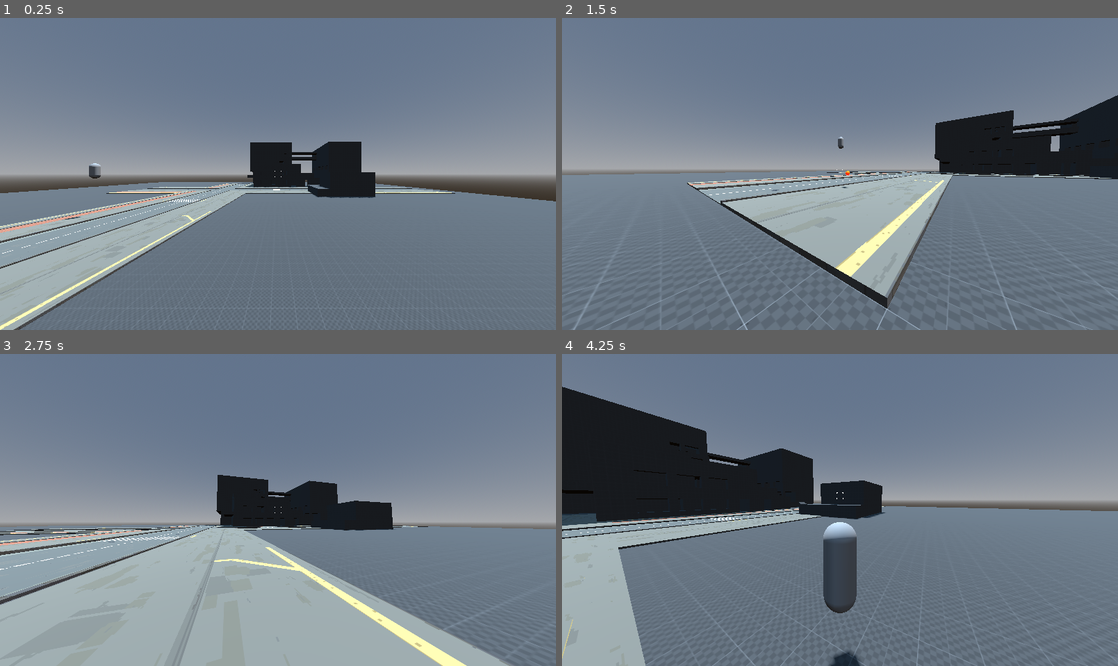
Above: before the commit, frames 1-4 (two rows, left to right).
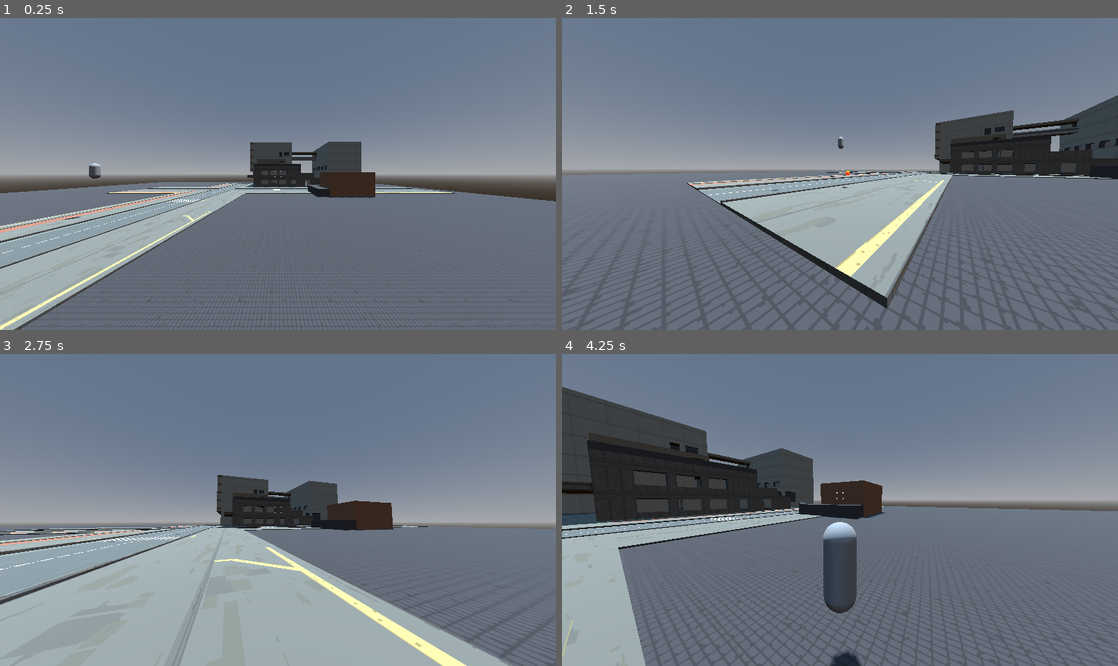
Above: after the commit, the same moments.

Repository: GuyUnger/very-violent-game
Game: Godot game, scene res://stages/level_design.tscn
Two runs of this game, one before a commit and one after it. Both use one fixed random seed, a clock stepped at 60 frames per second and the inputs below.
Inputs (mouse positions are in pixels of both pictures, inside the frame that each line leads up to):
- Up to frame 1 (0.25 s): no input
- Up to frame 2 (1.5 s): tap Enter at 0.5 s; move the mouse to (962, 158) at 0.52 s; hold D (right) 0.53-1.28 s; hold Alt (free_look) 0.53-1.28 s; click (962, 158) at 0.67 s; tap Space (jump) at 0.77 s; move the mouse to (812, 174) at 1.27 s; hold W (forward) from 1.28 s (still down); click (812, 174) at 1.35 s
- Up to frame 3 (2.75 s): keep holding W (forward); tap Space (jump) at 1.52 s; move the mouse to (289, 503) at 2.02 s; right-click (289, 503) at 2.1 s
- Up to frame 4 (4.25 s): keep holding W (forward); move the mouse to (834, 516) at 2.77 s; tap Tab (toggle_view) at 2.85 s; click (834, 516) at 2.92 s; tap Space (jump) at 3.02, 3.77 s; move the mouse to (878, 513) at 3.52 s; hold Ctrl from 3.53 s (still down)

The runs differ from the first frame. In frame 1, 2.8% of the frame differs, in the area x 4-100%, y 39-100%; in frame 2, 7.3%; in frame 3, 3.1%; in frame 4, 10%, in the area x 0-100%, y 10-100%.

Commit message:
Textures added to tokyo map

Diff:
--- a/boomer-shooter/stages/tokyo.tscn
+++ b/boomer-shooter/stages/tokyo.tscn
@@ -1,10 +1,31 @@
-[gd_scene load_steps=13 format=4 uid="uid://b6o8mp0jhq1nd"]
+[gd_scene load_steps=34 format=4 uid="uid://b6o8mp0jhq1nd"]
 
 [ext_resource type="Material" uid="uid://d1pbs3ydvjhir" path="res://content/materials/prototype_material.tres" id="1_wojob"]
 [ext_resource type="Script" uid="uid://bgxvcscuumfyq" path="res://addons/boxconstructor/scripts/cube_grid.gd" id="2_o4n3f"]
+[ext_resource type="Material" uid="uid://doapqabe7twc4" path="res://content/environment/materials/surface_0.tres" id="3_apn2u"]
 [ext_resource type="PackedScene" uid="uid://bv5a4r2yih7cd" path="res://content/environment/nodes/streets_road_1.tscn" id="3_o4n3f"]
+[ext_resource type="Material" uid="uid://buavh7fna845w" path="res://content/environment/materials/surface_1.tres" id="4_73r8o"]
 [ext_resource type="PackedScene" uid="uid://ce8utavmrgfsy" path="res://content/environment/nodes/streets_road_2.tscn" id="4_tv646"]
+[ext_resource type="Material" uid="uid://b71gxlhwanayi" path="res://content/environment/materials/surface_2.tres" id="5_3c822"]
 [ext_resource type="PackedScene" uid="uid://bn0haq34num4m" path="res://content/environment/nodes/streets_junction_1.tscn" id="5_apn2u"]
+[ext_resource type="Material" uid="uid://dcl8eha8janno" path="res://content/environment/materials/surface_3.tres" id="6_7xjh6"]
+[ext_resource type="Material" uid="uid://bfosjqjdja0e2" path="res://content/environment/materials/surface_4.tres" id="7_qo4k2"]
+[ext_resource type="Material" uid="uid://dcpe38qomrqot" path="res://content/environment/materials/surface_5.tres" id="8_43vej"]
+[ext_resource type="Material" uid="uid://cqlyvxeskbq7m" path="res://content/environment/materials/surface_6.tres" id="9_a6tfy"]
+[ext_resource type="Material" uid="uid://rt8jdtf6es70" path="res://content/environment/materials/surface_7.tres" id="10_316br"]
+[ext_resource type="Material" uid="uid://dg8yoad2wmah0" path="res://content/environment/materials/surface_8.tres" id="11_wha0p"]
+[ext_resource type="Material" uid="uid://c8am7gxht6vdq" path="res://content/environment/materials/surface_9.tres" id="12_4vkph"]
+[ext_resource type="Material" uid="uid://bxcxyqvi67jdl" path="res://content/environment/materials/surface_10.tres" id="13_d03ru"]
+[ext_resource type="Material" uid="uid://5ap84rrgvvoa" path="res://content/environment/materials/surface_11.tres" id="14_ud70m"]
+[ext_resource type="Material" uid="uid://c00744tmfikc5" path="res://content/environment/materials/surface_12.tres" id="15_yn2a4"]
+[ext_resource type="Material" uid="uid://cbqop5duvx0y6" path="res://content/environment/materials/surface_13.tres" id="16_yibng"]
+[ext_resource type="Material" uid="uid://yeq7pun4piny" path="res://content/environment/materials/surface_14.tres" id="17_nhte8"]
+[ext_resource type="Material" uid="uid://cxxkrlaqg1hq5" path="res://content/environment/materials/surface_15.tres" id="18_tjdsr"]
+[ext_resource type="Material" uid="uid://doeho6406mk7b" path="res://content/environment/materials/surface_16.tres" id="19_aodlu"]
+[ext_resource type="Material" uid="uid://h1otvpr12uoy" path="res://content/environment/materials/surface_17.tres" id="20_2is7d"]
+[ext_resource type="Material" uid="uid://cmc7f1y8anju" path="res://content/environment/materials/surface_18.tres" id="21_huau7"]
+[ext_resource type="Material" uid="uid://cync0ppij3c7m" path="res://content/environment/materials/surface_19.tres" id="22_i6c3o"]
+[ext_resource type="Material" uid="uid://cxt335jdda36f" path="res://content/environment/materials/surface_20.tres" id="23_ifw73"]
 
 [sub_resource type="ProceduralSkyMaterial" id="ProceduralSkyMaterial_l4ad7"]
 
@@ -16,13 +37,6 @@
 sky = SubResource("Sky_e0l40")
 
 [sub_resource type="CapsuleMesh" id="CapsuleMesh_wojob"]
-
-[sub_resource type="StandardMaterial3D" id="StandardMaterial3D_wojob"]
-cull_mode = 2
-no_depth_test = true
-albedo_color = Color(1, 0, 0, 1)
-
-[sub_resource type="ImmediateMesh" id="ImmediateMesh_o4n3f"]
 
 [sub_resource type="ArrayMesh" id="ArrayMesh_wojob"]
 _surfaces = [{
@@ -36,6 +50,13 @@
 "vertex_data": PackedByteArray("AADAvwAAgL8AAMC/AADAPwAAgL8AAMC/AADAPwAAgD8AAMC/AADAvwAAgL8AAMC/AADAvwAAgL8AAMA/AADAPwAAgL8AAMA/AADAPwAAgD8AAMA/AADAvwAAgL8AAMA/")
 }]
 
+[sub_resource type="StandardMaterial3D" id="StandardMaterial3D_73r8o"]
+cull_mode = 2
+no_depth_test = true
+albedo_color = Color(1, 0, 0, 1)
+
+[sub_resource type="ImmediateMesh" id="ImmediateMesh_3c822"]
+
 [node name="Tokyo" type="Node3D"]
 
 [node name="DirectionalLight3D" type="DirectionalLight3D" parent="."]
@@ -57,6 +78,7 @@
 [node name="Ground" type="StaticBody3D" parent="."]
 script = ExtResource("2_o4n3f")
 material = ExtResource("1_wojob")
+materials = Array[Material]([ExtResource("3_apn2u"), ExtResource("4_73r8o"), ExtResource("5_3c822"), ExtResource("6_7xjh6"), ExtResource("7_qo4k2"), ExtResource("8_43vej"), ExtResource("9_a6tfy"), ExtResource("10_316br"), ExtResource("11_wha0p"), ExtResource("12_4vkph"), ExtResource("13_d03ru"), ExtResource("14_ud70m"), ExtResource("15_yn2a4"), ExtResource("16_yibng"), ExtResource("17_nhte8"), ExtResource("18_tjdsr"), ExtResource("19_aodlu"), ExtResource("20_2is7d"), ExtResource("21_huau7"), ExtResource("22_i6c3o"), ExtResource("23_ifw73")])
 metadata/_custom_type_script = "uid://bgxvcscuumfyq"
 metadata/_edit_lock_ = true
 
@@ -68,17 +90,14 @@
 transform = Transform3D(1, 0, 0, 0, 1, 0, 0, 0, 1, 18.5, 4, 12.5)
 use_collision = true
 size = Vector3(157, 8, 137)
-material = ExtResource("1_wojob")
-metadata/_edit_lock_ = true
-metadata/_edit_group_ = true
-
-[node name="_MeshInstance3D_25721" type="MeshInstance3D" parent="Ground/CSGCombiner3D"]
-material_override = SubResource("StandardMaterial3D_wojob")
-mesh = SubResource("ImmediateMesh_o4n3f")
+material = ExtResource("14_ud70m")
+metadata/_edit_lock_ = true
+metadata/_edit_group_ = true
 
 [node name="Buildings" type="StaticBody3D" parent="."]
 script = ExtResource("2_o4n3f")
 material = ExtResource("1_wojob")
+materials = Array[Material]([ExtResource("3_apn2u"), ExtResource("4_73r8o"), ExtResource("5_3c822"), ExtResource("6_7xjh6"), ExtResource("7_qo4k2"), ExtResource("8_43vej"), ExtResource("9_a6tfy"), ExtResource("10_316br"), ExtResource("11_wha0p"), ExtResource("12_4vkph"), ExtResource("13_d03ru"), ExtResource("14_ud70m"), ExtResource("15_yn2a4"), ExtResource("16_yibng"), ExtResource("17_nhte8"), ExtResource("18_tjdsr"), ExtResource("19_aodlu"), ExtResource("20_2is7d"), ExtResource("21_huau7"), ExtResource("22_i6c3o"), ExtResource("23_ifw73")])
 metadata/_custom_type_script = "uid://bgxvcscuumfyq"
 metadata/_edit_lock_ = true
 
@@ -90,7 +109,7 @@
 transform = Transform3D(1, 0, 0, 0, 1, 0, 0, 0, 1, 58.5, 12.5, 24)
 use_collision = true
 size = Vector3(9, 9, 20)
-material = ExtResource("1_wojob")
+material = ExtResource("4_73r8o")
 metadata/_edit_lock_ = true
 metadata/_edit_group_ = true
 
@@ -98,7 +117,7 @@
 transform = Transform3D(1, 0, 0, 0, 1, 0, 0, 0, 1, 0, -0.5, 0)
 operation = 2
 size = Vector3(7, 8, 18)
-material = ExtResource("1_wojob")
+material = ExtResource("22_i6c3o")
 metadata/_edit_lock_ = true
 metadata/_edit_group_ = true
 
@@ -107,7 +126,7 @@
 operation = 2
 use_collision = true
 size = Vector3(2, 3, 2)
-material = ExtResource("1_wojob")
+material = ExtResource("4_73r8o")
 metadata/_edit_lock_ = true
 metadata/_edit_group_ = true
 
@@ -116,7 +135,7 @@
 operation = 2
 use_collision = true
 size = Vector3(2, 2, 3)
-material = ExtResource("1_wojob")
+material = ExtResource("4_73r8o")
 metadata/_edit_lock_ = true
 metadata/_edit_group_ = true
 
@@ -125,7 +144,7 @@
 operation = 2
 use_collision = true
 size = Vector3(3, 2, 3)
-material = ExtResource("1_wojob")
+material = ExtResource("4_73r8o")
 metadata/_edit_lock_ = true
 metadata/_edit_group_ = true
 
@@ -134,7 +153,7 @@
 operation = 2
 use_collision = true
 size = Vector3(1, 2, 3)
-material = ExtResource("1_wojob")
+material = ExtResource("4_73r8o")
 metadata/_edit_lock_ = true
 metadata/_edit_group_ = true
 
@@ -142,7 +161,7 @@
 transform = Transform3D(1, 0, 0, 0, 1, 0, 0, 0, 1, 58, 11, 37)
 use_collision = true
 size = Vector3(6, 6, 6)
-material = ExtResource("1_wojob")
+material = ExtResource("4_73r8o")
 metadata/_edit_lock_ = true
 metadata/_edit_group_ = true
 
@@ -150,7 +169,7 @@
 transform = Transform3D(1, 0, 0, 0, 1, 0, 0, 0, 1, 0, -0.5, 0)
 operation = 2
 size = Vector3(4, 5, 4)
-material = ExtResource("1_wojob")
+material = ExtResource("22_i6c3o")
 metadata/_edit_lock_ = true
 metadata/_edit_group_ = true
 
@@ -159,7 +178,7 @@
 operation = 2
 use_collision = true
 size = Vector3(7, 3, 2)
-material = ExtResource("1_wojob")
+material = ExtResource("22_i6c3o")
 metadata/_edit_lock_ = true
 metadata/_edit_group_ = true
 
@@ -167,7 +186,7 @@
 transform = Transform3D(1, 0, 0, 0, 1, 0, 0, 0, 1, 69.5, 14.5, 21)
 use_collision = true
 size = Vector3(13, 13, 14)
-material = ExtResource("1_wojob")
+material = ExtResource("8_43vej")
 metadata/_edit_lock_ = true
 metadata/_edit_group_ = true
 
@@ -175,7 +194,7 @@
 transform = Transform3D(1, 0, 0, 0, 1, 0, 0, 0, 1, 0, -0.5, 0)
 operation = 2
 size = Vector3(11, 12, 12)
-material = ExtResource("1_wojob")
+material = ExtResource("23_ifw73")
 metadata/_edit_lock_ = true
 metadata/_edit_group_ = true
 
@@ -191,7 +210,7 @@
 transform = Transform3D(1, 0, 0, 0, 1, 0, 0, 0, 1, 57.5, 10, 43)
 use_collision = true
 size = Vector3(1, 4, 6)
-material = ExtResource("1_wojob")
+material = ExtResource("4_73r8o")
 metadata/_edit_lock_ = true
 metadata/_edit_group_ = true
 
@@ -200,7 +219,7 @@
 operation = 2
 use_collision = true
 size = Vector3(2, 3, 3)
-material = ExtResource("1_wojob")
+material = ExtResource("4_73r8o")
 metadata/_edit_lock_ = true
 metadata/_edit_group_ = true
 
@@ -208,7 +227,7 @@
 transform = Transform3D(1, 0, 0, 0, 1, 0, 0, 0, 1, 83, 19, 58.5)
 use_collision = true
 size = Vector3(34, 22, 17)
-material = ExtResource("1_wojob")
+material = ExtResource("16_yibng")
 metadata/_edit_lock_ = true
 metadata/_edit_group_ = true
 
@@ -216,7 +235,7 @@
 transform = Transform3D(1, 0, 0, 0, 1, 0, 0, 0, 1, 0, -0.5, 0)
 operation = 2
 size = Vector3(32, 21, 15)
-material = ExtResource("1_wojob")
+material = ExtResource("23_ifw73")
 metadata/_edit_lock_ = true
 metadata/_edit_group_ = true
 
@@ -224,7 +243,7 @@
 transform = Transform3D(1, 0, 0, 0, 1, 0, 0, 0, 1, 64, 9, 53.5)
 use_collision = true
 size = Vector3(4, 2, 7)
-material = ExtResource("1_wojob")
+material = ExtResource("16_yibng")
 metadata/_edit_lock_ = true
 metadata/_edit_group_ = true
 
@@ -242,7 +261,7 @@
 operation = 2
 use_collision = true
 size = Vector3(5, 4, 1)
-material = ExtResource("1_wojob")
+material = ExtResource("13_d03ru")
 metadata/_edit_lock_ = true
 metadata/_edit_group_ = true
 
@@ -282,7 +301,7 @@
 transform = Transform3D(1, 0, 0, 0, 1, 0, 0, 0, 1, 98, 20.5, 21)
 use_collision = true
 size = Vector3(34, 25, 24)
-material = ExtResource("1_wojob")
+material = ExtResource("16_yibng")
 metadata/_edit_lock_ = true
 metadata/_edit_group_ = true
 
@@ -298,7 +317,7 @@
 transform = Transform3D(1, 0, 0, 0, 1, 0, 0, 0, 1, 90.5, 23.5, 41)
 use_collision = true
 size = Vector3(5, 1, 18)
-material = ExtResource("1_wojob")
+material = ExtResource("23_ifw73")
 metadata/_edit_lock_ = true
 metadata/_edit_group_ = true
 
@@ -340,7 +359,7 @@
 transform = Transform3D(1, 0, 0, 0, 1, 0, 0, 0, 1, 88.5, 24.5, 41.5)
 use_collision = true
 size = Vector3(1, 1, 17)
-material = ExtResource("1_wojob")
+material = ExtResource("23_ifw73")
 metadata/_edit_lock_ = true
 metadata/_edit_group_ = true
 
@@ -356,7 +375,7 @@
 transform = Transform3D(1, 0, 0, 0, 1, 0, 0, 0, 1, 90.5, 27.5, 41.5)
 use_collision = true
 size = Vector3(5, 1, 17)
-material = ExtResource("1_wojob")
+material = ExtResource("19_aodlu")
 metadata/_edit_lock_ = true
 metadata/_edit_group_ = true
 
@@ -407,7 +426,7 @@
 transform = Transform3D(1, 0, 0, 0, 1, 0, 0, 0, 1, 58.5, 17.5, 14.5)
 use_collision = true
 size = Vector3(9, 1, 1)
-material = ExtResource("1_wojob")
+material = ExtResource("14_ud70m")
 metadata/_edit_lock_ = true
 metadata/_edit_group_ = true
 
@@ -415,7 +434,7 @@
 transform = Transform3D(1, 0, 0, 0, 1, 0, 0, 0, 1, 54.5, 17.5, 24.5)
 use_collision = true
 size = Vector3(1, 1, 19)
-material = ExtResource("1_wojob")
+material = ExtResource("14_ud70m")
 metadata/_edit_lock_ = true
 metadata/_edit_group_ = true
 
@@ -423,7 +442,7 @@
 transform = Transform3D(1, 0, 0, 0, 1, 0, 0, 0, 1, 65, 12.5, 12.5)
 use_collision = true
 size = Vector3(20, 1, 3)
-material = ExtResource("1_wojob")
+material = ExtResource("20_2is7d")
 metadata/_edit_lock_ = true
 metadata/_edit_group_ = true
 
@@ -432,7 +451,7 @@
 operation = 2
 use_collision = true
 size = Vector3(2, 3, 4)
-material = ExtResource("1_wojob")
+material = ExtResource("4_73r8o")
 metadata/_edit_lock_ = true
 metadata/_edit_group_ = true
 
@@ -440,7 +459,7 @@
 transform = Transform3D(1, 0, 0, 0, 1, 0, 0, 0, 1, 89, 24, 8)
 use_collision = true
 size = Vector3(16, 18, 2)
-material = ExtResource("1_wojob")
+material = ExtResource("22_i6c3o")
 metadata/_edit_lock_ = true
 metadata/_edit_group_ = true
 
@@ -448,7 +467,7 @@
 transform = Transform3D(1, 0, 0, 0, 1, 0, 0, 0, 1, 106, 16, 8)
 use_collision = true
 size = Vector3(18, 2, 2)
-material = ExtResource("1_wojob")
+material = ExtResource("22_i6c3o")
 metadata/_edit_lock_ = true
 metadata/_edit_group_ = true
 
@@ -619,7 +638,7 @@
 transform = Transform3D(1, 0, 0, 0, 1, 0, 0, 0, 1, 80, 23.5, 28)
 use_collision = true
 size = Vector3(2, 1, 6)
-material = ExtResource("1_wojob")
+material = ExtResource("16_yibng")
 metadata/_edit_lock_ = true
 metadata/_edit_group_ = true
 
@@ -628,7 +647,7 @@
 operation = 2
 use_collision = true
 size = Vector3(3, 3, 2)
-material = ExtResource("1_wojob")
+material = ExtResource("22_i6c3o")
 metadata/_edit_lock_ = true
 metadata/_edit_group_ = true
 
@@ -637,7 +656,7 @@
 operation = 2
 use_collision = true
 size = Vector3(1, 2, 3)
-material = ExtResource("1_wojob")
+material = ExtResource("17_nhte8")
 metadata/_edit_lock_ = true
 metadata/_edit_group_ = true
 
@@ -662,7 +681,7 @@
 transform = Transform3D(1, 0, 0, 0, 1, 0, 0, 0, 1, 32.5, 11, 42.5)
 use_collision = true
 size = Vector3(9, 6, 11)
-material = ExtResource("1_wojob")
+material = ExtResource("9_a6tfy")
 metadata/_edit_lock_ = true
 metadata/_edit_group_ = true
 
@@ -670,7 +689,7 @@
 transform = Transform3D(1, 0, 0, 0, 1, 0, 0, 0, 1, 0, -0.5, 0)
 operation = 2
 size = Vector3(7, 5, 9)
-material = ExtResource("1_wojob")
+material = ExtResource("13_d03ru")
 metadata/_edit_lock_ = true
 metadata/_edit_group_ = true
 
@@ -678,7 +697,7 @@
 transform = Transform3D(1, 0, 0, 0, 1, 0, 0, 0, 1, 38.5, 9, 39.5)
 use_collision = true
 size = Vector3(3, 2, 11)
-material = ExtResource("1_wojob")
+material = ExtResource("14_ud70m")
 metadata/_edit_lock_ = true
 metadata/_edit_group_ = true
 
@@ -686,7 +705,7 @@
 transform = Transform3D(1, 0, 0, 0, 1, 0, 0, 0, 1, 32.5, 9, 35.5)
 use_collision = true
 size = Vector3(9, 2, 3)
-material = ExtResource("1_wojob")
+material = ExtResource("14_ud70m")
 metadata/_edit_lock_ = true
 metadata/_edit_group_ = true
 
@@ -695,7 +714,7 @@
 operation = 2
 use_collision = true
 size = Vector3(3, 3, 3)
-material = ExtResource("1_wojob")
+material = ExtResource("9_a6tfy")
 metadata/_edit_lock_ = true
 metadata/_edit_group_ = true
 
@@ -704,7 +723,7 @@
 operation = 2
 use_collision = true
 size = Vector3(2, 3, 3)
-material = ExtResource("1_wojob")
+material = ExtResource("4_73r8o")
 metadata/_edit_lock_ = true
 metadata/_edit_group_ = true
 
@@ -713,7 +732,7 @@
 operation = 2
 use_collision = true
 size = Vector3(3, 2, 9)
-material = ExtResource("1_wojob")
+material = ExtResource("4_73r8o")
 metadata/_edit_lock_ = true
 metadata/_edit_group_ = true
 
@@ -722,7 +741,7 @@
 operation = 2
 use_collision = true
 size = Vector3(3, 2, 2)
-material = ExtResource("1_wojob")
+material = ExtResource("4_73r8o")
 metadata/_edit_lock_ = true
 metadata/_edit_group_ = true
 
@@ -740,7 +759,7 @@
 operation = 2
 use_collision = true
 size = Vector3(3, 3, 2)
-material = ExtResource("1_wojob")
+material = ExtResource("20_2is7d")
 metadata/_edit_lock_ = true
 metadata/_edit_group_ = true
 
@@ -785,7 +804,7 @@
 operation = 2
 use_collision = true
 size = Vector3(2, 3, 2)
-material = ExtResource("1_wojob")
+material = ExtResource("4_73r8o")
 metadata/_edit_lock_ = true
 metadata/_edit_group_ = true
 
@@ -794,7 +813,7 @@
 operation = 2
 use_collision = true
 size = Vector3(3, 2, 2)
-material = ExtResource("1_wojob")
+material = ExtResource("4_73r8o")
 metadata/_edit_lock_ = true
 metadata/_edit_group_ = true
 
@@ -803,7 +822,7 @@
 operation = 2
 use_collision = true
 size = Vector3(3, 2, 1)
-material = ExtResource("1_wojob")
+material = ExtResource("15_yn2a4")
 metadata/_edit_lock_ = true
 metadata/_edit_group_ = true
 
@@ -813,6 +832,10 @@
 mesh = SubResource("ArrayMesh_wojob")
 material = ExtResource("1_wojob")
 
+[node name="@MeshInstance3D@25290" type="MeshInstance3D" parent="Buildings/CSGCombiner3D"]
+material_override = SubResource("StandardMaterial3D_73r8o")
+mesh = SubResource("ImmediateMesh_3c822")
+
 [node name="Streets" type="Node3D" parent="."]
 
 [node name="StreetsRoad1" parent="Streets" instance=ExtResource("3_o4n3f")]
